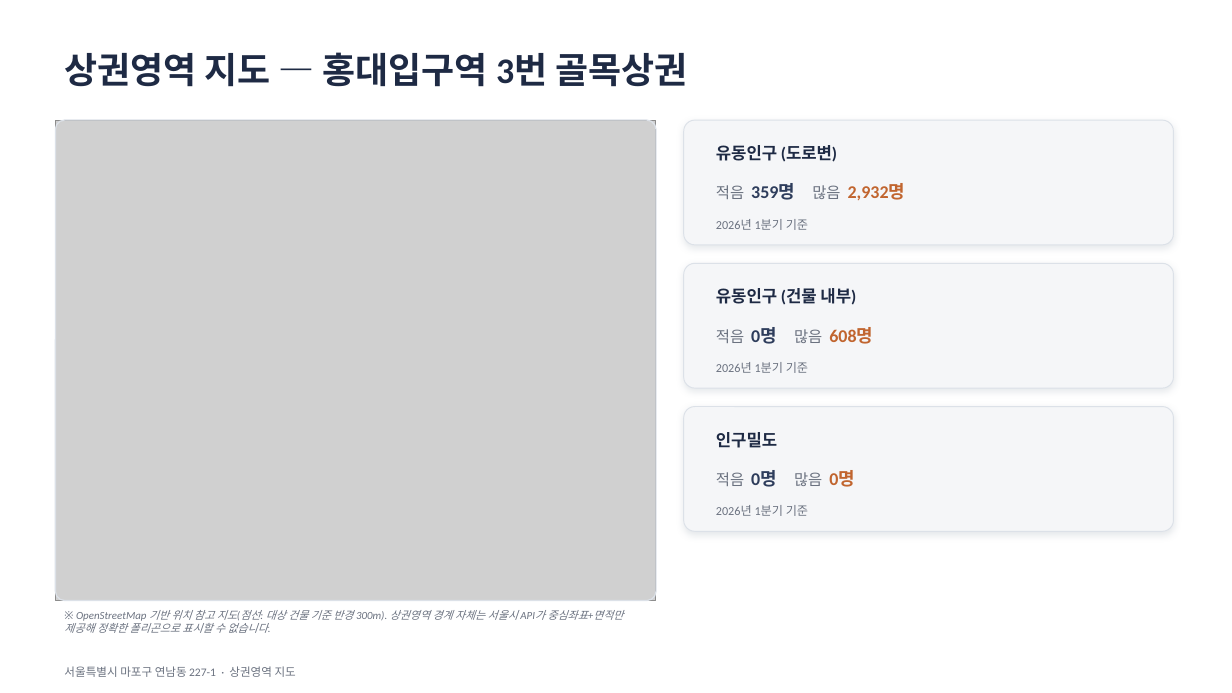
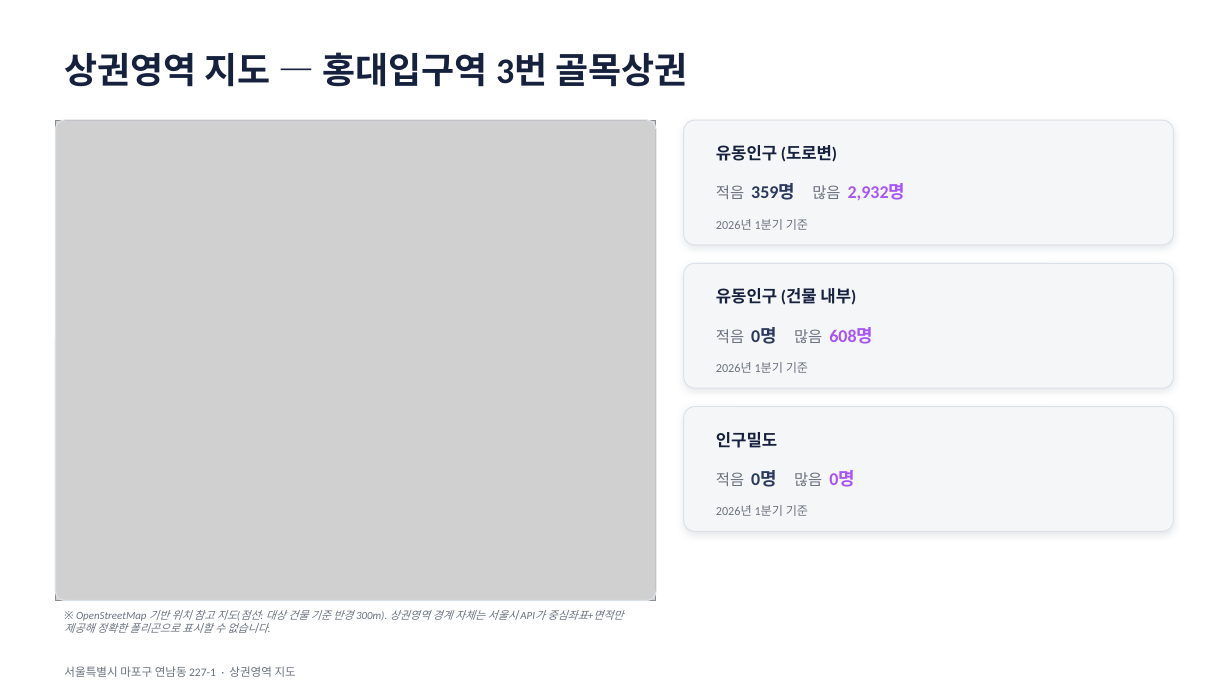
Before and after one commit to leegi1227/realestate-dashboard, a slide deck: slide 11 of report_template/report_template.pptx. Drawn at 1232x693 pixels with LibreOffice and Linux fonts; fonts in the diff are those of the drawing; grey boxes stand for pictures. Boxes give left, top, right and bottom in pixels: in the first picture for what was removed or moved away, otherwise in the second. Text is boxed around its words. In the diff, an @@ line names an element or a change of style, - is before the commit and + after.

```diff
--- a/report_template/report_template.pptx
+++ b/report_template/report_template.pptx
@@ text "적음 359명 많음 2,932명" at [716, 184, 906, 200]: text colour #2E3D5C to #2A395C in "359명"; text colour #C1652F to #A855F7 in "2,932명" @@
@@ text "적음 0명 많음 608명" at [716, 327, 873, 344]: text colour #2E3D5C to #2A395C in "0명"; text colour #C1652F to #A855F7 in "608명" @@
@@ text "적음 0명 많음 0명" at [716, 470, 855, 487]: text colour #2E3D5C to #2A395C, text colour #C1652F to #A855F7 in "0명" @@
```
Also in this commit, not shown: 16 other slides changed, 2 other files.
